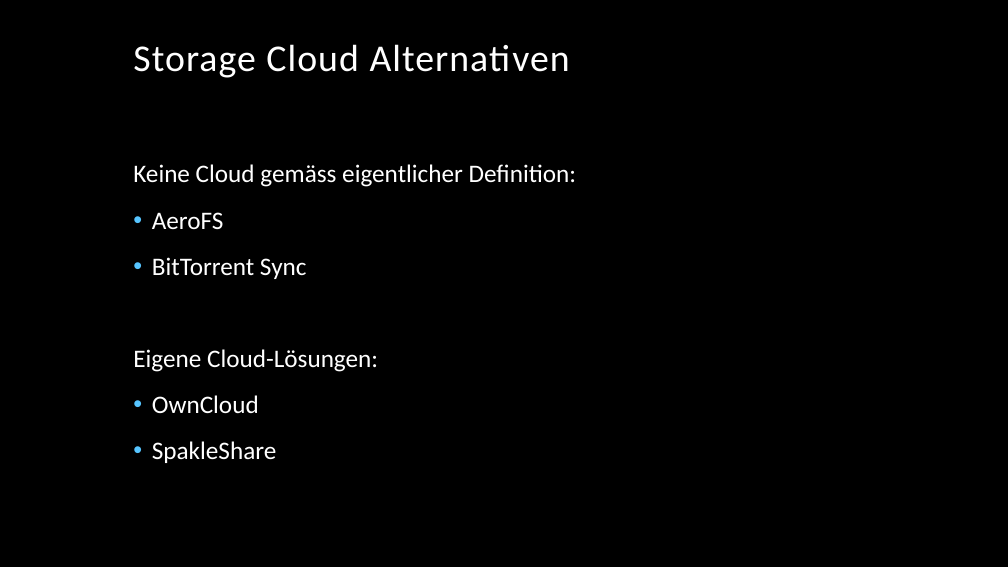
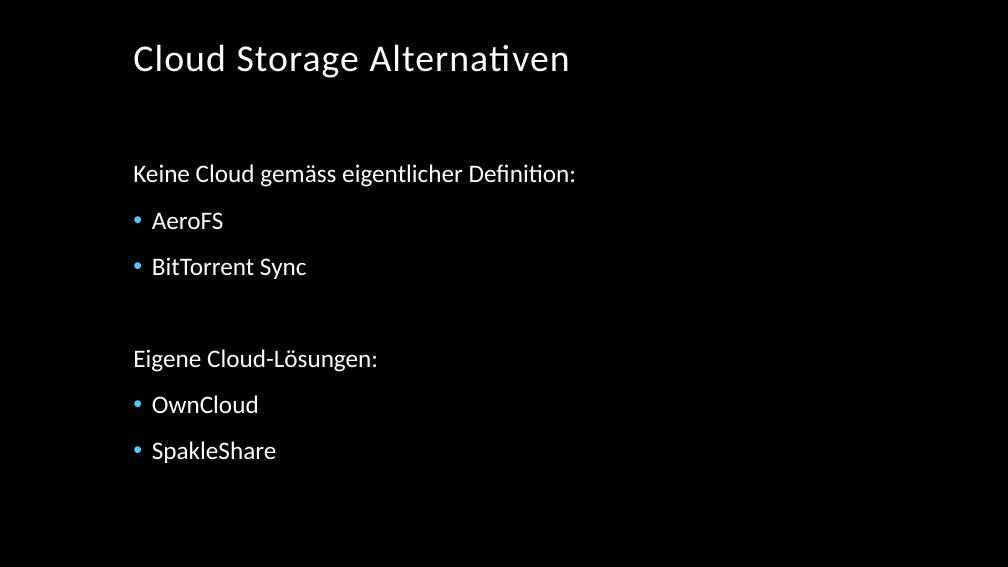
Before and after one commit to cs561/projects, a slide deck: slide 28 of Build your own Cloud II/Build your own Cloud.pptx. Drawn at 1008x567 pixels with LibreOffice and Linux fonts; fonts in the diff are those of the drawing; background and template pictures are left out. Boxes give left, top, right and bottom in pixels: in the first picture for what was removed or moved away, otherwise in the second. Text is boxed around its words. In the diff, an @@ line names an element or a change of style, - is before the commit and + after.

```diff
--- a/Build your own Cloud II/Build your own Cloud.pptx
+++ b/Build your own Cloud II/Build your own Cloud.pptx
@@ text at (133, 44, 570, 78): text changed @@
-Storage Cloud Alternativen
+Cloud Storage Alternativen
```
Also in this commit, not shown: 27 other slides changed, 7 slides added, 1 slide removed.
